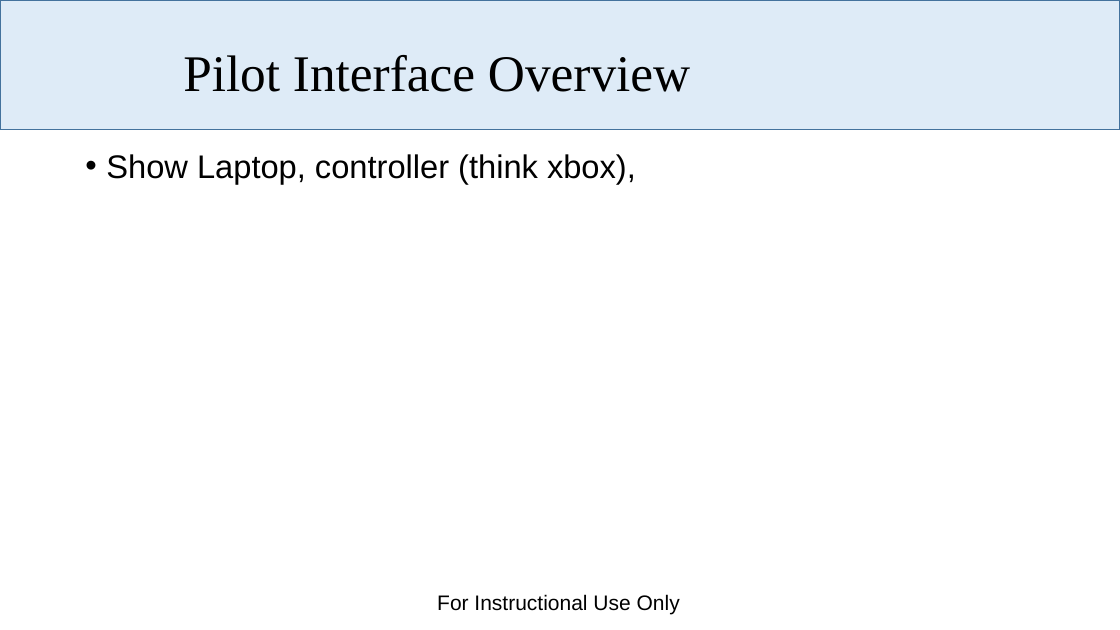
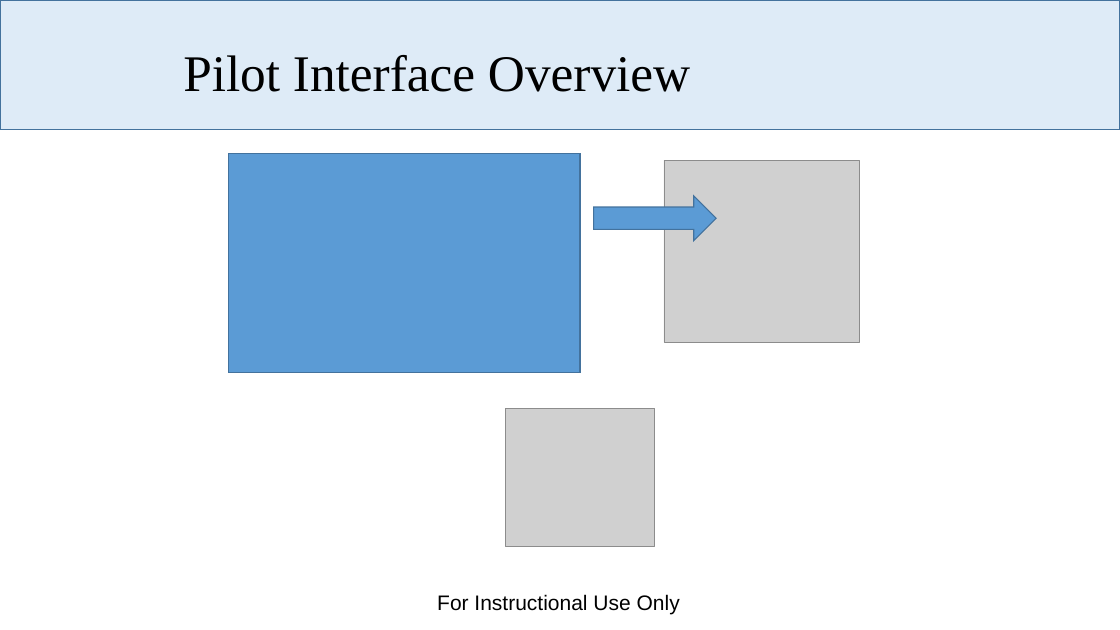
Before and after one commit to dabarrett/rqmtReviewer, a slide deck: slide 3 of Documents/Control Software Summary.pptx. Drawn at 1120x630 pixels with LibreOffice and Linux fonts; fonts in the diff are those of the drawing; grey boxes stand for pictures; background and template pictures are left out. Boxes give left, top, right and bottom in pixels: in the first picture for what was removed or moved away, otherwise in the second. Text is boxed around its words. In the diff, an @@ line names an element or a change of style, - is before the commit and + after.

```diff
--- a/Documents/Control Software Summary.pptx
+++ b/Documents/Control Software Summary.pptx
@@ text removed at (106,154,636,184) @@
-• Show Laptop, controller (think xbox),
@@ rectangle added at (229,154,581,373), fill #5B9BD5, outline #43739E 1 pt @@
@@ picture added at (664,160,859,343) @@
@@ right arrow added at (594,196,717,240), fill #5B9BD5, outline #43739E 1 pt @@
@@ picture added at (506,408,655,546) @@
```
Also in this commit, not shown: 3 other slides changed, 4 slides added, 7 slides removed, 4 other files.
